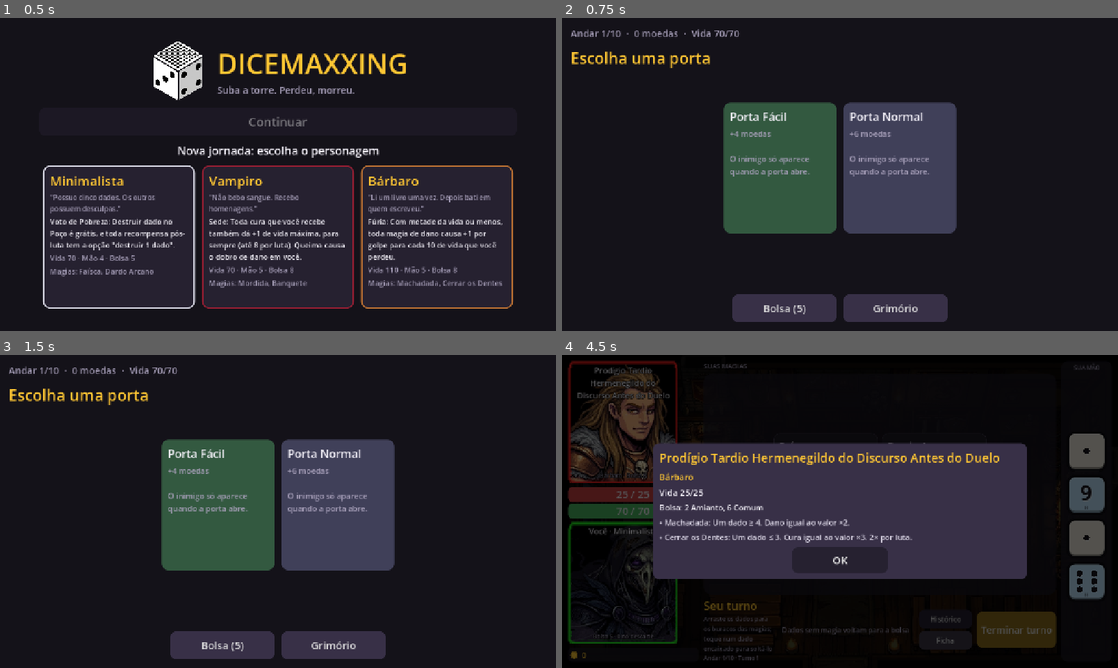
Above: before the commit, frames 1-4 (two rows, left to right).
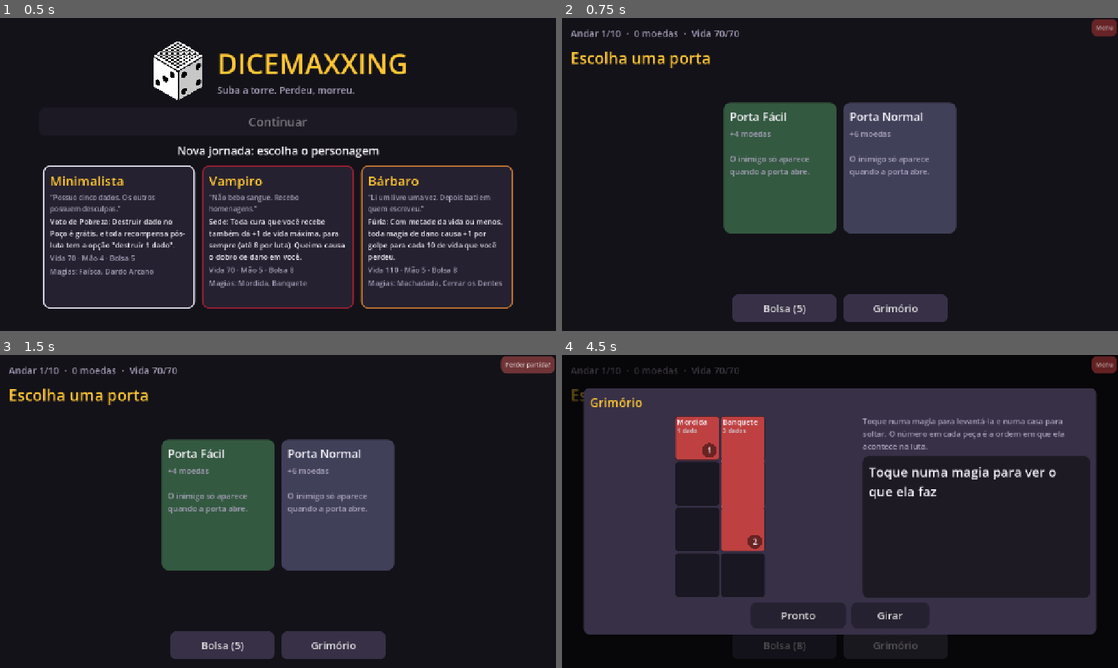
Above: after the commit, the same moments.

Repository: luizfsantos-alt/DICEMAXXXING
Game: Godot game, scene res://ui/main.tscn
Two runs of this game, one before a commit and one after it. Both use one fixed random seed, a clock stepped at 60 frames per second and the inputs below.
Inputs (mouse positions are in pixels of both pictures, inside the frame that each line leads up to):
- Up to frame 1 (0.5 s): no input
- Up to frame 2 (0.75 s): click (678, 237) at 0.52 s
- Up to frame 3 (1.5 s): click (544, 364) at 1.25 s, where only the run after the commit has a clickable "Menu"
- Up to frame 4 (4.5 s): click (1090, 364) at 2 s, where only the run after the commit has a clickable "Perder partida?"; click (778, 505) at 2.77 s; click (945, 617) at 3.5 s, where only the run before the commit has a clickable "Histórico"; click (945, 639) at 4.25 s, where only the run before the commit has a clickable "Ficha"

Frame 1 is identical in both runs. In frame 2, 0.2% of the frame differs, in the area x 95-100%, y 0-6%; in frame 3, 0.5%; in frame 4, 66%, in the area x 1-100%, y 0-98%.

Commit message:
Botão de voltar ao menu durante a jornada (depuração)
- Botão pequeno "Menu" no canto superior direito, por cima das telas da torre e
  do duelo (some no menu e na tela de fim).
- O 1º toque pede confirmação ("Perder partida?", por 3 s); o 2º apaga o save e
  volta ao menu.
- Teste: confirmação, volta ao menu e save apagado.

Co-Authored-By: Claude Opus 5.5 <noreply@anthropic.com>
Claude-Session: https://claude.ai/code/session_01WYKQWyDmXhyE3YrvL4SgC7

Diff:
--- a/data/texts_pt_br.json
+++ b/data/texts_pt_br.json
@@ -426,6 +426,8 @@
   "subtitle": "Suba a torre. Perdeu, morreu.",
   "new_run": "Nova jornada",
   "continue": "Continuar",
+  "quit_menu": "Menu",
+  "quit_confirm": "Perder partida?",
   "you": "Você",
   "plain_die": "Comum",
   "hud": "Andar {n}/{max}  ·  {coins} moedas  ·  Vida {hp}/{maxhp}",
--- a/tests/test_ui_smoke.gd
+++ b/tests/test_ui_smoke.gd
@@ -561,3 +561,19 @@
 	var grow := l.size.x * 0.05 ## O pulo de entrada passa um pouco do tamanho final.
 	assert_true(l.position.x - grow >= 0.0, "não vaza pela esquerda")
 	assert_true(l.position.x + l.size.x + grow <= d.fx_layer.size.x, "não vaza pela direita")
+
+
+func test_botao_menu_perde_a_partida():
+	var main = load("res://ui/main.tscn").instantiate()
+	add_child_autofree(main)
+	await wait_process_frames(2)
+	assert_false(main.quit_btn.visible, "no menu, sem botão")
+	main._on_new_run("vampire")
+	await wait_process_frames(2)
+	assert_true(main.quit_btn.visible, "na jornada, com botão")
+	main._on_quit_pressed()
+	assert_true(main.current is TowerScreen, "1º toque só pede confirmação")
+	main._on_quit_pressed()
+	await wait_process_frames(2)
+	assert_true(main.current is MenuScreen, "voltou ao menu")
+	assert_false(SaveGame.exists(), "partida apagada")
--- a/ui/main.gd
+++ b/ui/main.gd
@@ -3,6 +3,9 @@
 
 var run: RunState
 var current: Control
+## Botão de depuração no canto: volta ao menu e apaga a partida ativa (pede um 2º toque).
+var quit_btn: Button
+var _quit_armed := false
 
 
 func _ready() -> void:
@@ -15,11 +18,52 @@
 	show_menu()
 
 
+## Botão pequeno no canto superior direito, por cima de todas as telas da jornada.
+func _make_quit_button() -> void:
+	quit_btn = Kit.button(Texts.t("ui.quit_menu"), _on_quit_pressed, Kit.DANGER.darkened(0.45), 14)
+	quit_btn.custom_minimum_size = Vector2(0, 0)
+	quit_btn.set_anchors_preset(Control.PRESET_TOP_RIGHT)
+	quit_btn.grow_horizontal = Control.GROW_DIRECTION_BEGIN
+	quit_btn.offset_right = -2
+	quit_btn.offset_top = 2
+	quit_btn.modulate.a = 0.75
+	add_child(quit_btn)
+
+
+func _on_quit_pressed() -> void:
+	if not _quit_armed:
+		_quit_armed = true
+		quit_btn.text = Texts.t("ui.quit_confirm")
+		get_tree().create_timer(3.0).timeout.connect(_disarm_quit)
+		return
+	abandon_run()
+
+
+func _disarm_quit() -> void:
+	_quit_armed = false
+	if is_instance_valid(quit_btn):
+		quit_btn.text = Texts.t("ui.quit_menu")
+
+
+## Perde a partida ativa (o save é apagado) e volta ao menu.
+func abandon_run() -> void:
+	SaveGame.clear()
+	run = null
+	show_menu()
+
+
 func _swap(c: Control) -> void:
 	if current:
 		current.queue_free()
 	current = c
 	add_child(c)
+	# O botão de voltar ao menu só aparece durante a jornada e fica por cima da tela.
+	if quit_btn == null:
+		_make_quit_button()
+	_quit_armed = false
+	quit_btn.text = Texts.t("ui.quit_menu")
+	quit_btn.visible = not (c is MenuScreen or c is EndScreen)
+	move_child(quit_btn, -1)
 
 
 func show_menu() -> void:
